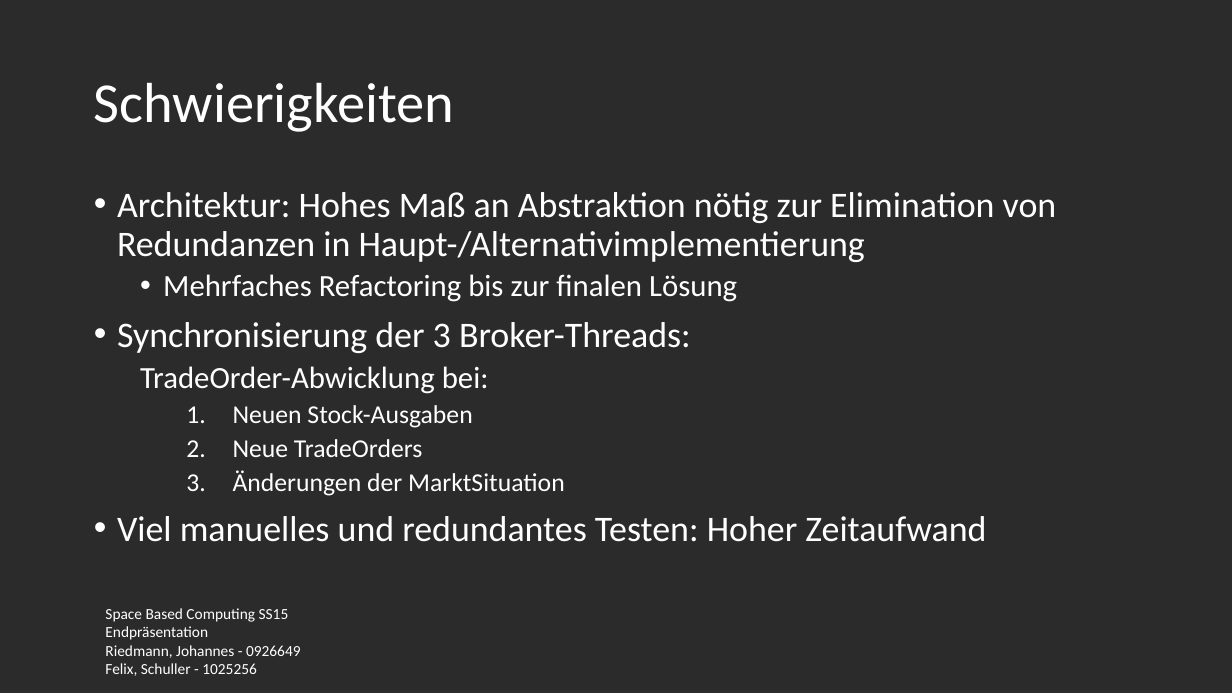
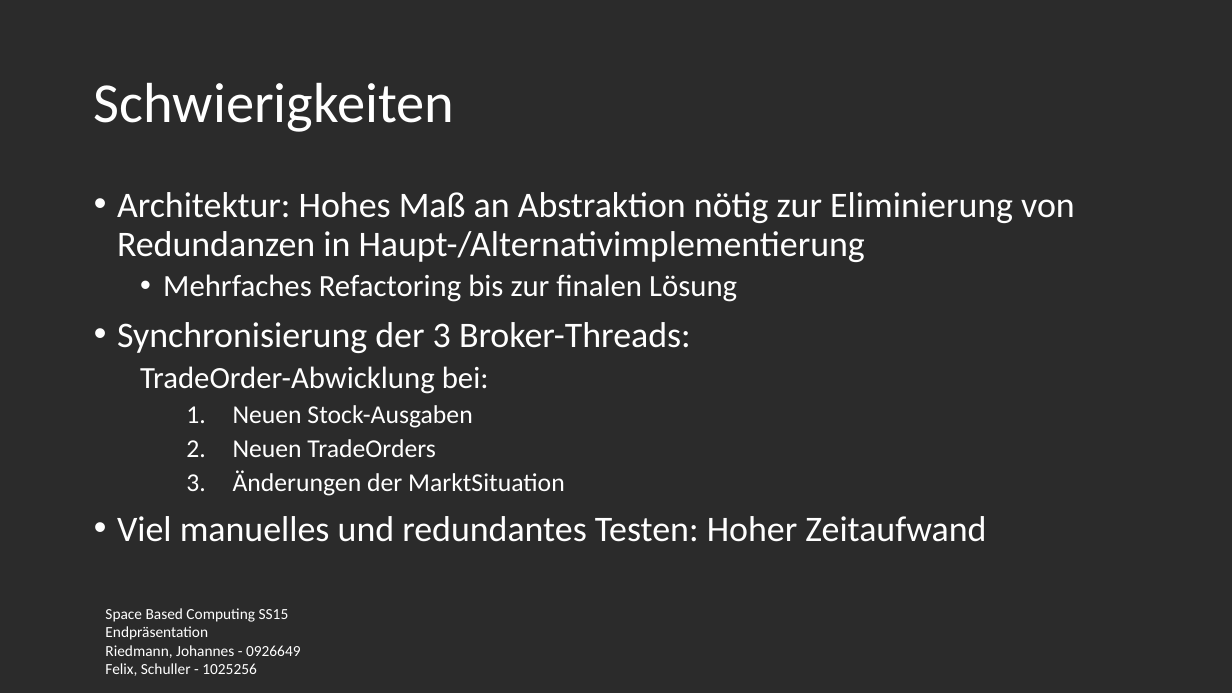
Before and after one commit to fexman/SpaceBasedSS15GsiLuetNit, a slide deck: slide 10 of presentation/presentation.pptx. Drawn at 1232x693 pixels with LibreOffice and Linux fonts; fonts in the diff are those of the drawing; background and template pictures are left out; a plain dark background stands for a picture behind light text. Boxes give left, top, right and bottom in pixels: in the first picture for what was removed or moved away, otherwise in the second. Text is boxed around its words. In the diff, an @@ line names an element or a change of style, - is before the commit and + after.

```diff
--- a/presentation/presentation.pptx
+++ b/presentation/presentation.pptx
@@ text at (117,192,1075,262): text changed @@
-• Architektur: Hohes Maß an Abstraktion nötig zur Elimination von Redundanzen in Haupt-/Alternativimplementierung
+• Architektur: Hohes Maß an Abstraktion nötig zur Eliminierung von Redundanzen in Haupt-/Alternativimplementierung
@@ text at (233,439,435,457): text changed @@
-    2. Neue TradeOrders
+    2. Neuen TradeOrders
```
Also in this commit, not shown: 7 other slides changed.
